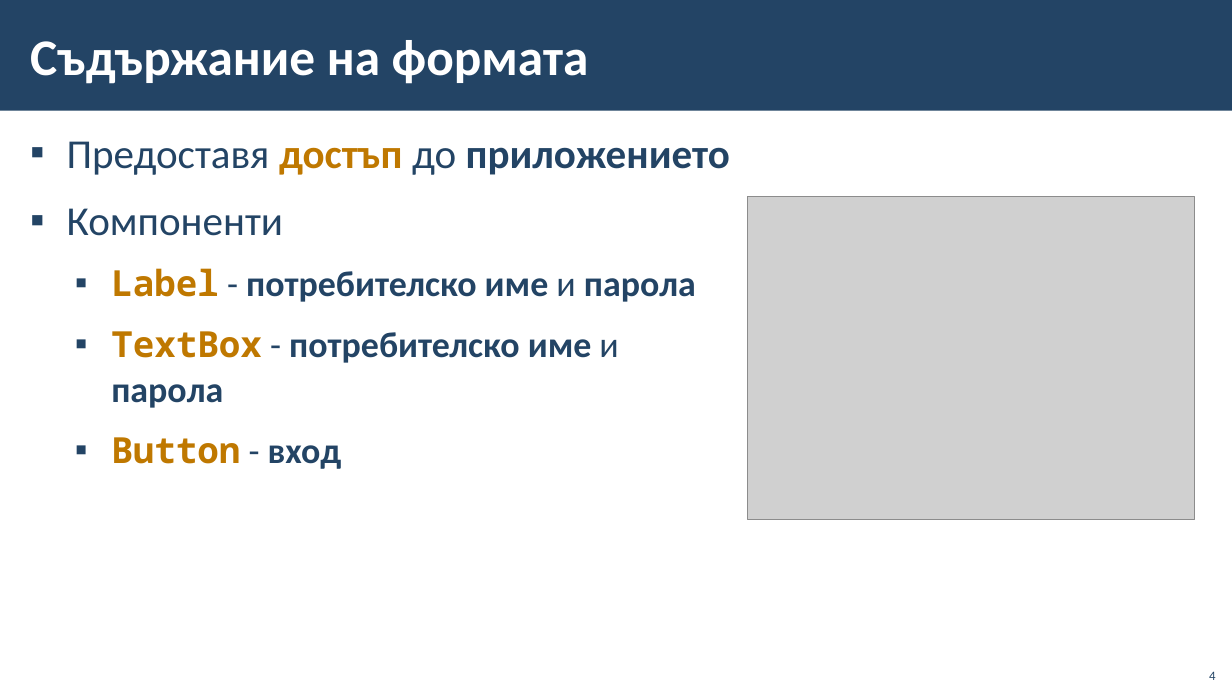
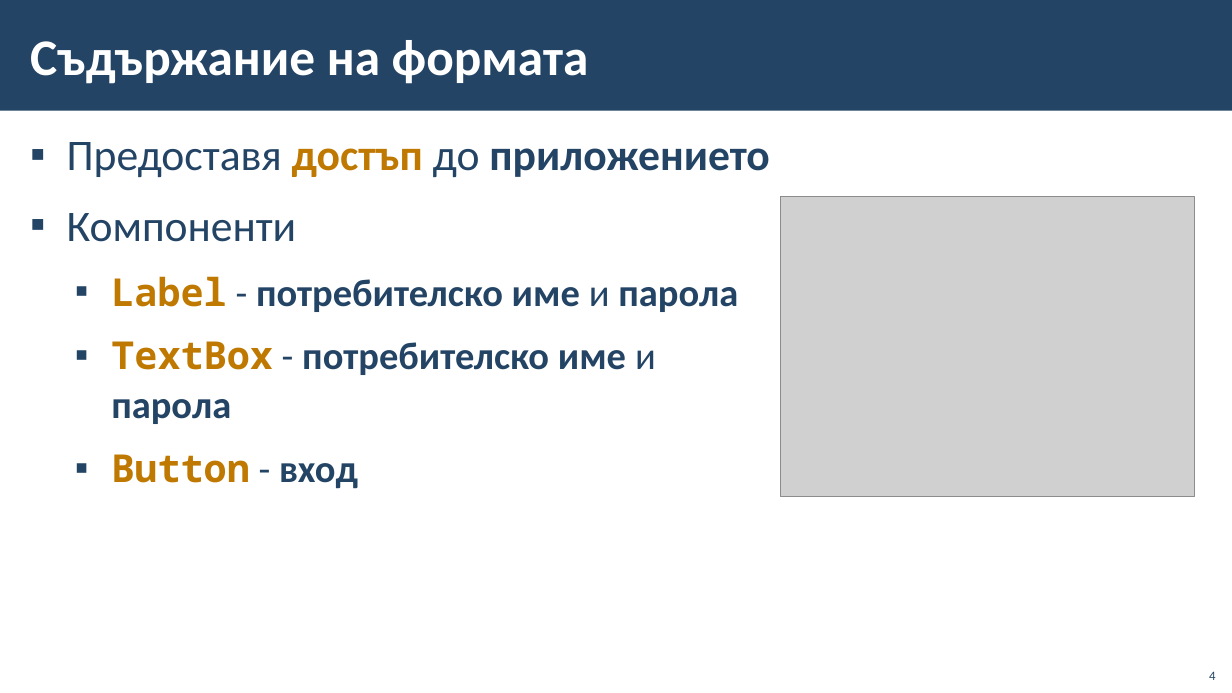
Before and after one commit to BG-IT-Edu/School-Programming, a slide deck: slide 4 of Courses/Software-Sciences/Module-4-Information-Systems-New/12-Implementation-of-Information-System/12-Implementation-of-Information-System-First-Part.pptx. Drawn at 1232x693 pixels with LibreOffice and Linux fonts; fonts in the diff are those of the drawing; grey boxes stand for pictures; background and template pictures are left out. Boxes give left, top, right and bottom in pixels: in the first picture for what was removed or moved away, otherwise in the second. Text is boxed around its words. In the diff, an @@ line names an element or a change of style, - is before the commit and + after.

```diff
--- a/Courses/Software-Sciences/Module-4-Information-Systems-New/12-Implementation-of-Information-System/12-Implementation-of-Information-System-First-Part.pptx
+++ b/Courses/Software-Sciences/Module-4-Information-Systems-New/12-Implementation-of-Information-System/12-Implementation-of-Information-System-First-Part.pptx
@@ text "Предоставя достъп до приложението" at box(67, 142, 769, 489): size 32 to 34 pt in "Предоставя достъп до приложението", "Компоненти"; size 28 to 30 pt in "Label - потребителско име и парола", "TextBox - потребителско име и парола", "Button - вход" @@
@@ picture: place and size @@
-picture at box(748, 197, 1195, 520)
+picture at box(780, 197, 1195, 497)
```
Also in this commit, not shown: 12 other slides changed, 1 slide added.
